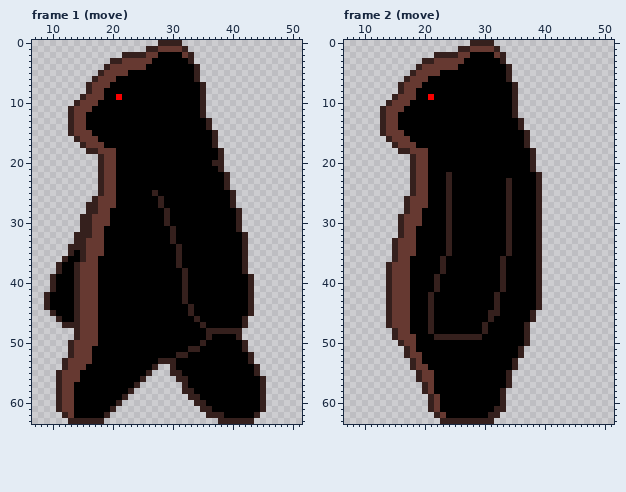
Pixel-art file: Aseprite/Bear.aseprite. Above, as it was before the edit.
64x64 pixels, 6 frames. Colours within 5 levels of each other are drawn and written as one. Shown: frame 1 (move): x 7..51, y 0..63; frame 2 (move): x 7..51, y 0..63. The commit also changed other frames, which this record leaves out.
The result:
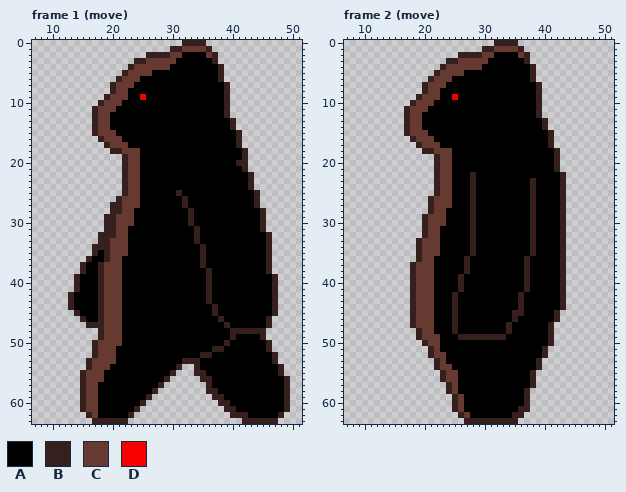
Palette (. is transparent): A #000000  B #35201d  C #663931  D #f80000
Diff:
Changed rows in their new state; - is an unchanged pixel.
Frame 1 (move), layers "arms", "레이어 1":
first column x 9:
 0 -------------------....BBBB--------------
 1 -----------------....BBCCCCB-------------
 2 -------------....BBBBCCAAAACB------------
 3 -----------....BB-CCCC--AAAAB------------
 4 ----------....B--CCCC----AAAAB-----------
 5 ---------....BCCCC-------AAAAB-----------
 6 --------....BCCC---------AAAAB-----------
 7 -------....BCCC-----------AAAAB----------
 8 -------....BCC------------AAAAB----------
 9 ------....BCCC--D---------AAAAB----------
10 -----....BCCC-------------AAAAB----------
11 ----....BCCC--------------AAAAB----------
12 ----....BCC---------------AAAAB----------
13 ----....BCC----------------AAAAB---------
14 ----....BCC----------------AAAAB---------
15 ----....BCCC----------------AAAAB--------
16 -----....BCCC---------------AAAAB--------
17 ------....BCCC--------------AAAAB--------
18 -------....BBCCC-------------AAAAB-------
19 ---------....BCC-------------AAAAB-------
20 ---------....BCC------------AAAABB-------
21 ---------....BCC-------------AAAAB-------
22 ---------....BCC--------------AAAAB------
23 ---------....BCC--------------AAAAB------
24 ---------....BCC--------------AAAAB------
25 ---------....BCC--A---B--------AAAAB-----
26 --------....BCCC---A---B-------AAAAB-----
27 -------....BBCCC---A---B-------AAAAB-----
28 -------....BBCC-----A---B-------AAAAB----
29 ------....BBCCC-----A---B-------AAAAB----
30 ------....BBCCC-----A---B-------AAAAB----
31 ------....BBCC-------A---B------AAAAB----
32 -----....BBBCC-------A---B-------AAAAB---
33 -----....BBCCC-------A---B-------AAAAB---
34 ----....BBBCCC--------A---B------AAAAB---
35 ----....BABCCC--------A---B------AAAAB---
36 ---....BA-BCC---------A---B------AAAAB---
37 --....BAABCCC---------A---B------AAAAB---
38 --....BAABCCC----------A---B-----AAAAB---
39 -....-AAABCCC----------A---B------AAAAB--
40 -....-AAABCCC----------A---B------AAAAB--
41 -....-AAABCCC----------A---B------AAAAB--
42 ....BAAAABCCC----------A---B------AAAAB--
43 ....BAAAABCCC----------A---B------AAAAB--
44 ....BAAAABCCC-----------A---B-----AAAAB--
45 -....-AAABCCC-----------A---B-----AAAAB--
46 --....BAABCCC------------A---B---AAAAB---
47 ---....BBBCCC-------------A---B--AAAAB---
48 -----....BCCC--------------AAAA--BBBB----
49 -----....BCCC--------------A---BAAAAB----
50 ----....BCCCC-------------A---B--AAAAB---
51 ----....BCCC------------AA--BB---AAAAB---
52 ----....BCCC----------AA--BB------AAAAB--
53 ---....BCCCC-------AAA-BBB--------AAAAB--
54 ---....BCCC-------AAAAB..B---------AAAAB-
55 --....BCCC-------AAAA-...BB--------AAAAB-
56 --....BCCC------AAAAB-....BB--------AAAAB
57 --....BCC------AAAAB---....B--------AAAAB
58 --....BCC-----AAAAB----....BB-------AAAAB
59 --....BCC----AAAAB------....BB------AAAAB
60 --....BCC---AAAAB--------....BB-----AAAAB
61 --....BCC--AAAAB----------....BB----AAAAB
62 ---....BC-AAAAB------------....BBB-AAAAB-
63 ----....--BBBB---------------....--BBBB--
Frame 2 (move), layers "arms", "레이어 1":
first column x 13:
 0 ---------------....BBBB--------
 1 -------------....BBCCCCB-------
 2 ---------....BBBBCCAAAACB------
 3 -------....BB-CCCC--AAAAB------
 4 ------....B--CCCC----AAAAB-----
 5 -----....BCCCC-------AAAAB-----
 6 ----....BCCC---------AAAAB-----
 7 ---....BCCC-----------AAAAB----
 8 ---....BCC------------AAAAB----
 9 --....BCCC--D---------AAAAB----
10 -....BCCC-------------AAAAB----
11 ....BCCC--------------AAAAB----
12 ....BCC---------------AAAAB----
13 ....BCC----------------AAAAB---
14 ....BCC----------------AAAAB---
15 ....BCCC----------------AAAAB--
16 -....BCCC---------------AAAAB--
17 --....BCCC--------------AAAAB--
18 ---....BBCCC-------------AAAAB-
19 -----....BCC-------------AAAAB-
20 -----....BCC-------------AAAAB-
21 -----....BCC-------------AAAAB-
22 -----....BCC---B----------AAAAB
23 -----....BCC---B-----A---BAAAAB
24 -----....BCC---B-----A---BAAAAB
25 -----....BCC---B-----A---BAAAAB
26 ----....BCCC---B-----A---BAAAAB
27 ----....BCCC---B-----A---BAAAAB
28 ----....BCCA---B-----A---BAAAAB
29 ---....BCCCA---B-----A---BAAAAB
30 ---....BCCCA---B-----A---BAAAAB
31 ---....BCC-A---B-----A---BAAAAB
32 ---....BCC-A---B-----A---BAAAAB
33 --....BCCC-A---B-----A---BAAAAB
34 --....BCCC-A---B-----A---BAAAAB
35 --....BCCC-A---B-----A---BAAAAB
36 --....BCC-A---B-----A---B-AAAAB
37 -....BCCC-A---B-----A---B-AAAAB
38 -....BCCC-A---B-----A---B-AAAAB
39 -....BCCCA---B------A---B-AAAAB
40 -....BCCCA---B------A---B-AAAAB
41 -....BCCCA---B------A---B-AAAAB
42 -....BCCC---B------A---B--AAAAB
43 -....BCCC---B------A---B--AAAAB
44 -....BCCC---B------A---B--AAAAB
45 -....BCCC---B-----AA--BB-AAAAB-
46 -....BCCC---B-----A---B--AAAAB-
47 -....BCCC---B----A---B--AAAAB--
48 --....BCC---B----A---B--AAAAB--
49 --....BCCCAAA----BBBB---AAAAB--
50 ---....BCC--------------AAAAB--
51 ----....BC-------------AAAAB---
52 ----....BCC------------AAAAB---
53 -----....BC-----------AAAAB----
54 -----....BCC----------AAAAB----
55 ------....BCC--------AAAAB-----
56 ------....BCC--------AAAAB-----
57 -------....BC--------AAAAB-----
58 -------....BC-------AAAAB------
59 --------....BC------AAAAB------
60 --------....BC------AAAAB------
61 --------....BC-----AAAABB------
62 ---------....BC---AAAABB-------
63 ----------....-----BBBB--------
Changed places in both pictures, as pixel boxes (x1, y1, x2, y2):
changed: (44, 40, 290, 424)
changed: (380, 40, 566, 424)
